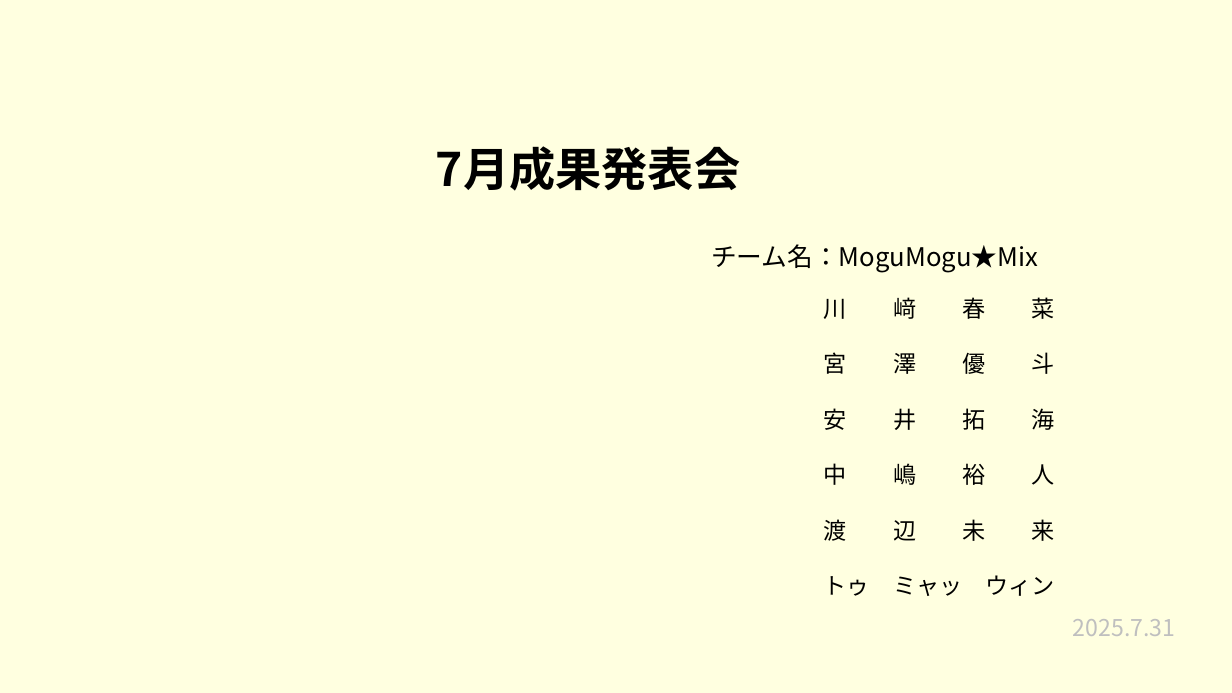
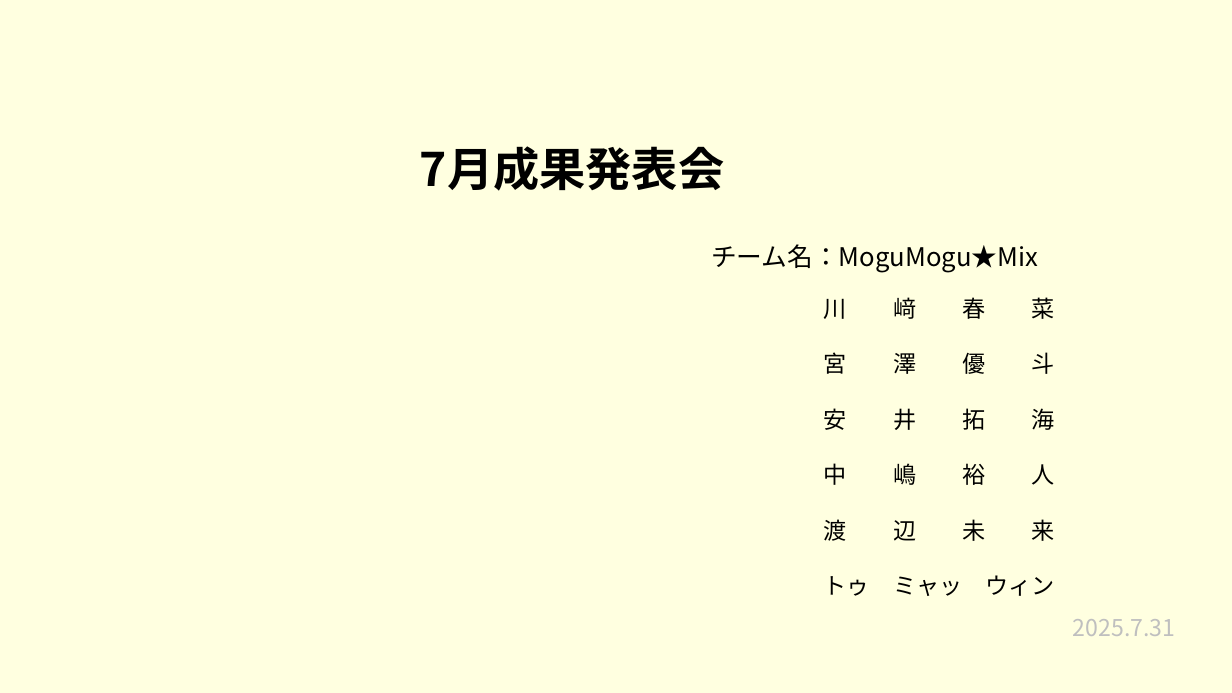
Before and after one commit to plusdojo2025/a2-7, a slide deck: slide 1 of 発表準備/7月成果発表会.pptx. Drawn at 1232x693 pixels with LibreOffice and Linux fonts; fonts in the diff are those of the drawing. Boxes give left, top, right and bottom in pixels: in the first picture for what was removed or moved away, otherwise in the second. Text is boxed around its words. In the diff, an @@ line names an element or a change of style, - is before the commit and + after.

```diff
--- a/発表準備/7月成果発表会.pptx
+++ b/発表準備/7月成果発表会.pptx
@@ title "7月成果発表会": place and size @@
-title "7月成果発表会" at [436,146,740,191]
+title "7月成果発表会" at [420,146,724,191]
```
